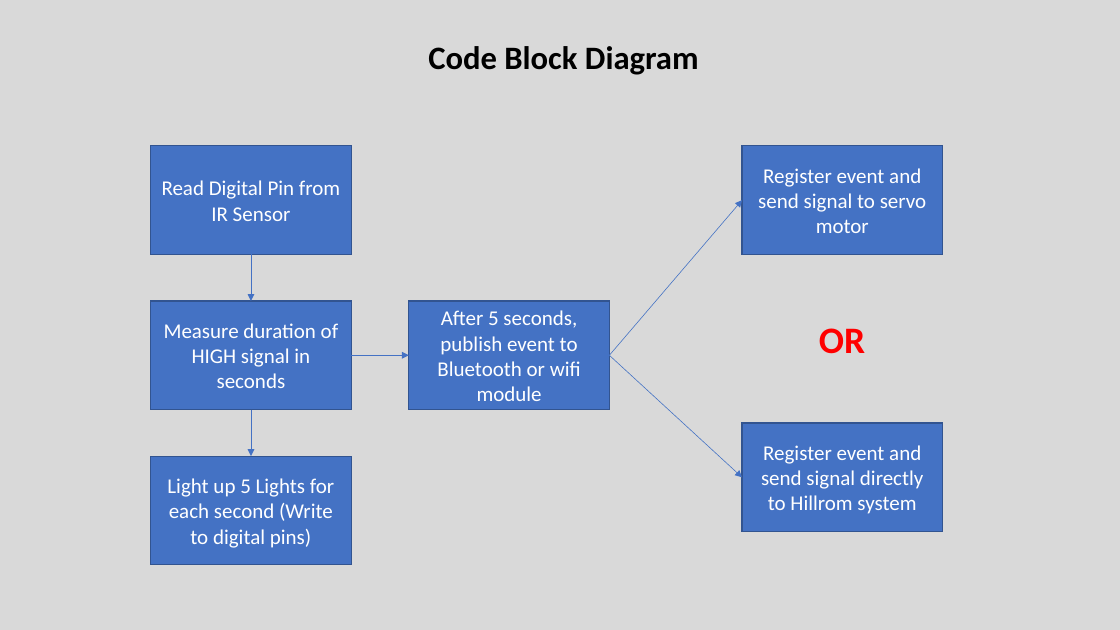
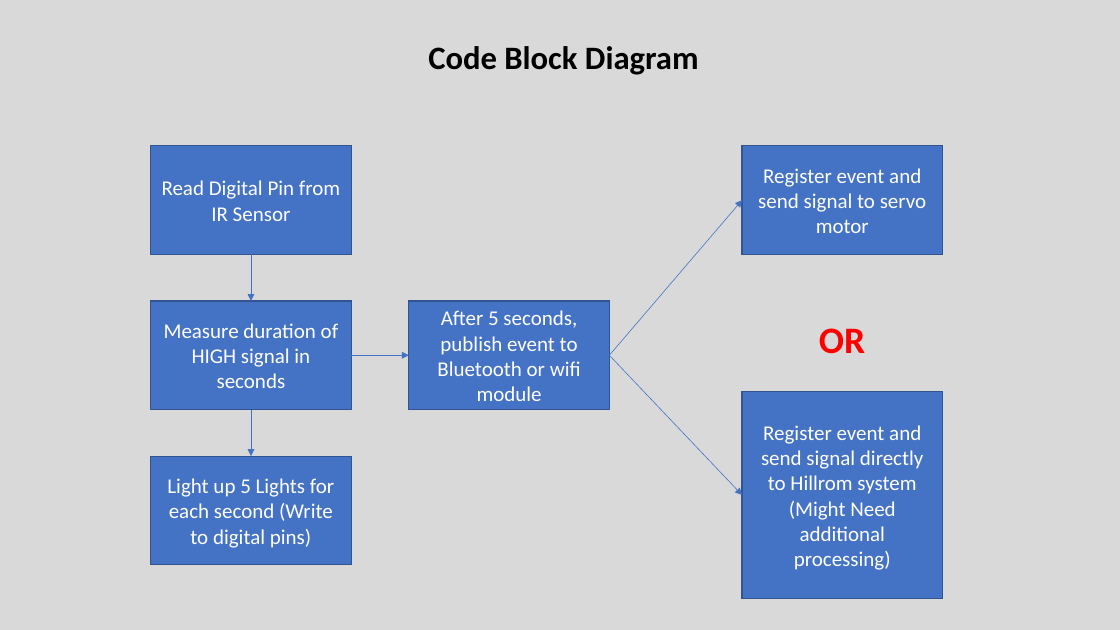
Before and after one commit to Deepthi-Nacharaju/MediCall, a slide deck: slide 1 of Cycle_Two/codeblockdiagram.pptx. Drawn at 1120x630 pixels with LibreOffice and Linux fonts; fonts in the diff are those of the drawing. Boxes give left, top, right and bottom in pixels: in the first picture for what was removed or moved away, otherwise in the second. Text is boxed around its words. In the diff, an @@ line names an element or a change of style, - is before the commit and + after.

```diff
--- a/Cycle_Two/codeblockdiagram.pptx
+++ b/Cycle_Two/codeblockdiagram.pptx
@@ arrow moved from (609, 355) - (742, 477) to (609, 355) - (742, 495) @@
@@ rectangle "Register event and send signal ...": place and size @@
-rectangle "Register event and send signal ..." at (742,423,943,532)
+rectangle "Register event and send signal ..." at (742,392,943,598)
@@ text in rectangle at (789,501,895,570): paragraph added @@
+(Might Need additional processing)
```
Also in this commit, not shown: 1 slide removed, 6 other files.
